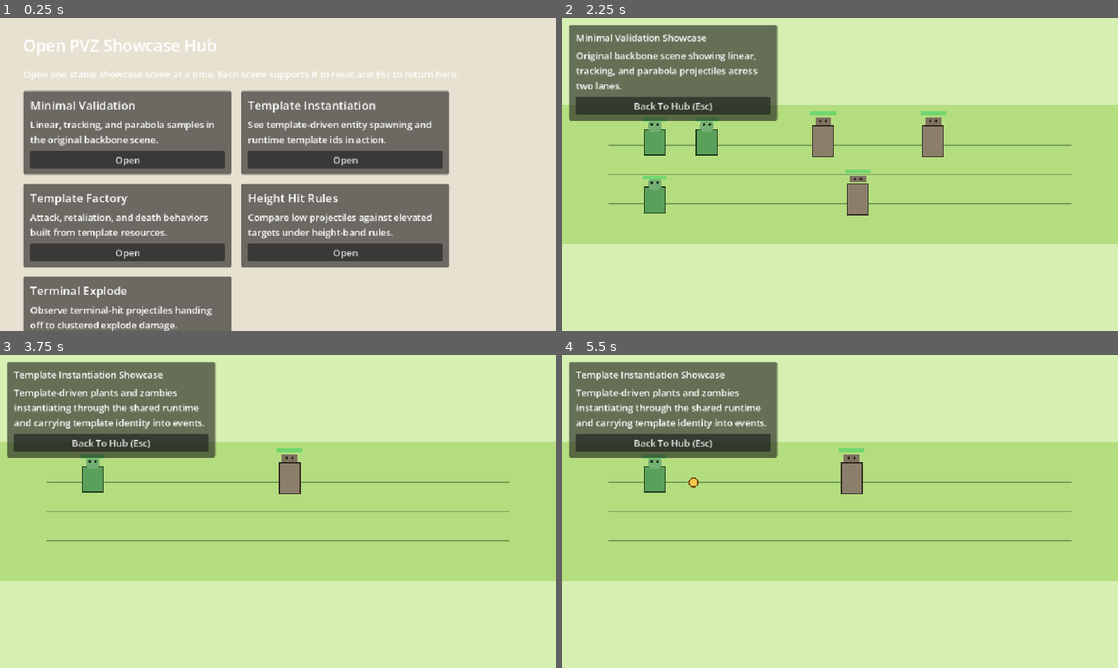
Above: before the commit, frames 1-4 (two rows, left to right).
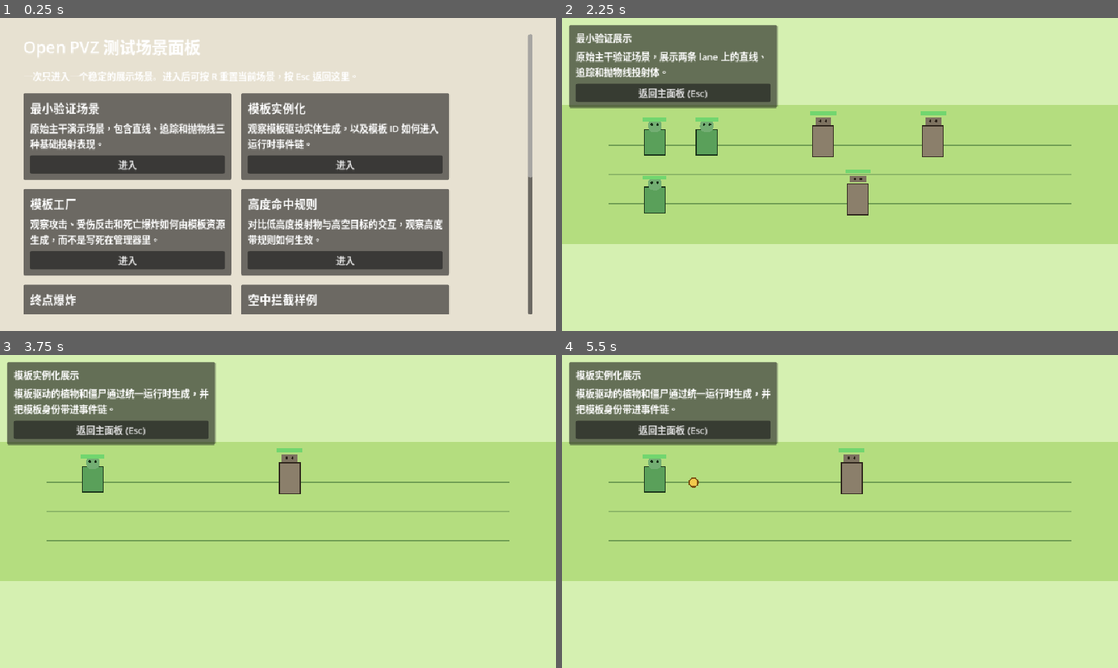
Above: after the commit, the same moments.

Repository: Abgetrennter/open_pvz
Game: Godot game, scene res://scenes/main/main.tscn
Same seed, same stepped clock (60 frames per second), same inputs: the game is played once before the commit and once after it.
Inputs (mouse positions are in pixels of both pictures, inside the frame that each line leads up to):
- Up to frame 1 (0.25 s): no input
- Up to frame 2 (2.25 s): click (689, 158) at 0.5 s, where only the run before the commit has a clickable "Open"; click "Back To Hub (Esc)" (after the commit: "返回主面板 (Esc)") at 1.25 s; click (689, 165) at 2 s, where only the run after the commit has a clickable "进入"
- Up to frame 3 (3.75 s): click "Back To Hub (Esc)" (after the commit: "返回主面板 (Esc)") at 2.75 s; click (344, 495) at 3.5 s, where only the run before the commit has a clickable "Open"
- Up to frame 4 (5.5 s): click "Back To Hub (Esc)" (after the commit: "返回主面板 (Esc)") at 4.25 s; click (906, 502) at 5 s, where only the run after the commit has a clickable "进入"

The runs differ from the first frame. In frame 1, 28% of the frame differs, in the area x 4-96%, y 5-100%; in frame 2, 5.4%; in frame 3, 5.6%; in frame 4, 5.6%.

Commit message:
Translate showcase UI and add scrollable Epic C scene entries

Diff:
--- /dev/null
+++ b/scenes/showcase/air_interceptor_showcase.tscn
@@ -0,0 +1,13 @@
+[gd_scene load_steps=3 format=3]
+
+[ext_resource type="Script" path="res://scripts/main/showcase_scene.gd" id="1_battle"]
+[ext_resource type="Resource" path="res://scenes/validation/air_interceptor_validation.tres" id="2_scenario"]
+
+[node name="AirInterceptorShowcase" type="Node2D"]
+script = ExtResource("1_battle")
+scenario = ExtResource("2_scenario")
+allow_restart_input = true
+enable_runtime_snapshot_logging = false
+show_debug_overlay = false
+showcase_title = "空中拦截展示"
+showcase_summary = "空中追踪投射物通过模板链发射，并分别命中低空与中空目标。"
--- a/scenes/showcase/height_hit_showcase.tscn
+++ b/scenes/showcase/height_hit_showcase.tscn
@@ -9,5 +9,5 @@
 allow_restart_input = true
 enable_runtime_snapshot_logging = false
 show_debug_overlay = false
-showcase_title = "Height Hit Showcase"
-showcase_summary = "Low projectiles fail against elevated targets while elevated projectiles can resolve the same hit under shared height rules."
+showcase_title = "高度命中展示"
+showcase_summary = "低高度投射物会被高空目标挡掉，而高高度投射物可以在同一套规则下命中它们。"
--- /dev/null
+++ b/scenes/showcase/lobber_catalog_showcase.tscn
@@ -0,0 +1,13 @@
+[gd_scene load_steps=3 format=3]
+
+[ext_resource type="Script" path="res://scripts/main/showcase_scene.gd" id="1_battle"]
+[ext_resource type="Resource" path="res://scenes/validation/lobber_catalog_validation.tres" id="2_scenario"]
+
+[node name="LobberCatalogShowcase" type="Node2D"]
+script = ExtResource("1_battle")
+scenario = ExtResource("2_scenario")
+allow_restart_input = true
+enable_runtime_snapshot_logging = false
+show_debug_overlay = false
+showcase_title = "抛投样例展示"
+showcase_summary = "卷心菜直击与西瓜终点爆炸并列展示两类不同的抛投行为。"
--- a/scenes/showcase/minimal_validation_showcase.tscn
+++ b/scenes/showcase/minimal_validation_showcase.tscn
@@ -10,4 +10,5 @@
 enable_runtime_snapshot_logging = false
 show_debug_overlay = false
 showcase_title = "Minimal Validation Showcase"
-showcase_summary = "Original backbone scene showing linear, tracking, and parabola projectiles across two lanes."
+showcase_title = "最小验证展示"
+showcase_summary = "原始主干验证场景，展示两条 lane 上的直线、追踪和抛物线投射体。"
--- /dev/null
+++ b/scenes/showcase/repeater_burst_showcase.tscn
@@ -0,0 +1,13 @@
+[gd_scene load_steps=3 format=3]
+
+[ext_resource type="Script" path="res://scripts/main/showcase_scene.gd" id="1_battle"]
+[ext_resource type="Resource" path="res://scenes/validation/repeater_burst_validation.tres" id="2_scenario"]
+
+[node name="RepeaterBurstShowcase" type="Node2D"]
+script = ExtResource("1_battle")
+scenario = ExtResource("2_scenario")
+allow_restart_input = true
+enable_runtime_snapshot_logging = false
+show_debug_overlay = false
+showcase_title = "连发射手展示"
+showcase_summary = "连续 burst 豌豆在两条 lane 上同时压制基础行进僵尸和快跑僵尸。"
--- a/scenes/showcase/template_factory_showcase.tscn
+++ b/scenes/showcase/template_factory_showcase.tscn
@@ -9,5 +9,5 @@
 allow_restart_input = true
 enable_runtime_snapshot_logging = false
 show_debug_overlay = false
-showcase_title = "Template Factory Showcase"
-showcase_summary = "Attack, retaliation, and death explode behaviors generated from template resources rather than BattleManager branches."
+showcase_title = "模板工厂展示"
+showcase_summary = "攻击、受伤反击和死亡爆炸都由模板资源生成，而不是依赖 BattleManager 的专用分支。"
--- a/scenes/showcase/template_instantiation_showcase.tscn
+++ b/scenes/showcase/template_instantiation_showcase.tscn
@@ -9,5 +9,5 @@
 allow_restart_input = true
 enable_runtime_snapshot_logging = false
 show_debug_overlay = false
-showcase_title = "Template Instantiation Showcase"
-showcase_summary = "Template-driven plants and zombies instantiating through the shared runtime and carrying template identity into events."
+showcase_title = "模板实例化展示"
+showcase_summary = "模板驱动的植物和僵尸通过统一运行时生成，并把模板身份带进事件链。"
--- a/scenes/showcase/terminal_explode_showcase.tscn
+++ b/scenes/showcase/terminal_explode_showcase.tscn
@@ -9,5 +9,5 @@
 allow_restart_input = true
 enable_runtime_snapshot_logging = false
 show_debug_overlay = false
-showcase_title = "Terminal Explode Showcase"
-showcase_summary = "Parabola projectiles complete their flight, emit projectile.hit, and then hand off to explode damage on clustered targets."
+showcase_title = "终点爆炸展示"
+showcase_summary = "抛物线投射体飞到终点后先发出 projectile.hit，再把伤害交给范围爆炸链。"
--- /dev/null
+++ b/scenes/showcase/zombie_roster_showcase.tscn
@@ -0,0 +1,13 @@
+[gd_scene load_steps=3 format=3]
+
+[ext_resource type="Script" path="res://scripts/main/showcase_scene.gd" id="1_battle"]
+[ext_resource type="Resource" path="res://scenes/validation/zombie_roster_attack_validation.tres" id="2_scenario"]
+
+[node name="ZombieRosterShowcase" type="Node2D"]
+script = ExtResource("1_battle")
+scenario = ExtResource("2_scenario")
+allow_restart_input = true
+enable_runtime_snapshot_logging = false
+show_debug_overlay = false
+showcase_title = "僵尸梯队展示"
+showcase_summary = "基础、快跑、坦克和重型僵尸共同通过统一的 bite 路径压制防线单位。"
--- /dev/null
+++ b/scenes/validation/air_interceptor_validation.tres
@@ -0,0 +1,80 @@
+[gd_resource type="Resource" script_class="BattleScenario" load_steps=5 format=3]
+
+[ext_resource type="Script" path="res://scripts/battle/battle_scenario.gd" id="1_scenario"]
+[ext_resource type="Script" path="res://scripts/battle/battle_spawn_entry.gd" id="2_spawn"]
+[ext_resource type="Script" path="res://scripts/battle/battle_validation_rule.gd" id="3_rule"]
+[ext_resource type="Resource" path="res://data/combat/height_bands/air_unit_medium.tres" id="4_air_medium"]
+
+[sub_resource type="Resource" id="Spawn_air_interceptor_lane0"]
+script = ExtResource("2_spawn")
+entity_template_id = &"plant_air_interceptor"
+lane_id = 0
+x_position = 160.0
+
+[sub_resource type="Resource" id="Spawn_air_target_low"]
+script = ExtResource("2_spawn")
+entity_template_id = &"zombie_air_scout"
+lane_id = 0
+x_position = 420.0
+
+[sub_resource type="Resource" id="Spawn_air_interceptor_lane1"]
+script = ExtResource("2_spawn")
+entity_template_id = &"plant_air_interceptor"
+lane_id = 1
+x_position = 160.0
+
+[sub_resource type="Resource" id="Spawn_air_target_medium"]
+script = ExtResource("2_spawn")
+entity_template_id = &"zombie_lane_dummy"
+lane_id = 1
+x_position = 420.0
+hit_height_band_override = ExtResource("4_air_medium")
+spawn_overrides = {
+"move_speed": 0.0
+}
+
+[sub_resource type="Resource" id="Rule_air_spawn"]
+script = ExtResource("3_rule")
+rule_id = &"air_spawn"
+description = "air interceptor should spawn track_air projectiles from the registered template"
+event_name = &"projectile.spawned"
+min_count = 2
+required_tags = PackedStringArray("projectile")
+required_core_values = {
+"profile_id": &"track_air",
+"source_template_id": &"plant_air_interceptor"
+}
+
+[sub_resource type="Resource" id="Rule_air_hit_low"]
+script = ExtResource("3_rule")
+rule_id = &"air_hit_low"
+description = "air interceptor should hit the low air scout target"
+event_name = &"projectile.hit"
+required_tags = PackedStringArray("projectile")
+required_core_values = {
+"source_template_id": &"plant_air_interceptor",
+"target_template_id": &"zombie_air_scout",
+"target_lane": 0
+}
+
+[sub_resource type="Resource" id="Rule_air_hit_medium"]
+script = ExtResource("3_rule")
+rule_id = &"air_hit_medium"
+description = "air interceptor should also hit a target promoted to the medium air height band"
+event_name = &"projectile.hit"
+required_tags = PackedStringArray("projectile")
+required_core_values = {
+"source_template_id": &"plant_air_interceptor",
+"target_template_id": &"zombie_lane_dummy",
+"target_lane": 1
+}
+
+[resource]
+script = ExtResource("1_scenario")
+scenario_id = &"air_interceptor_validation"
+display_name = "Air Interceptor Validation"
+description = "Validates that the new air interceptor sample can spawn track_air projectiles and resolve hits against low and medium air targets through the unified template chain."
+goals = PackedStringArray("Verify plant_air_interceptor can be resolved through entity_template_id.", "Verify track_air projectile samples spawn through the template chain.", "Verify low and medium air targets can both be hit by the interceptor sample.")
+validation_time_limit = 3.0
+validation_rules = [SubResource("Rule_air_spawn"), SubResource("Rule_air_hit_low"), SubResource("Rule_air_hit_medium")]
+spawns = [SubResource("Spawn_air_interceptor_lane0"), SubResource("Spawn_air_target_low"), SubResource("Spawn_air_interceptor_lane1"), SubResource("Spawn_air_target_medium")]
--- /dev/null
+++ b/scenes/validation/lobber_catalog_validation.tres
@@ -0,0 +1,107 @@
+[gd_resource type="Resource" script_class="BattleScenario" load_steps=4 format=3]
+
+[ext_resource type="Script" path="res://scripts/battle/battle_scenario.gd" id="1_scenario"]
+[ext_resource type="Script" path="res://scripts/battle/battle_spawn_entry.gd" id="2_spawn"]
+[ext_resource type="Script" path="res://scripts/battle/battle_validation_rule.gd" id="3_rule"]
+
+[sub_resource type="Resource" id="Spawn_cabbage_lobber"]
+script = ExtResource("2_spawn")
+entity_template_id = &"plant_cabbage_lobber"
+lane_id = 0
+x_position = 160.0
+spawn_overrides = {
+"speed": 80.0,
+"travel_duration": 2.2
+}
+
+[sub_resource type="Resource" id="Spawn_bucket_target"]
+script = ExtResource("2_spawn")
+entity_template_id = &"zombie_bucket_tank"
+lane_id = 0
+x_position = 480.0
+
+[sub_resource type="Resource" id="Spawn_melon_lobber"]
+script = ExtResource("2_spawn")
+entity_template_id = &"plant_melon_lobber"
+lane_id = 1
+x_position = 160.0
+spawn_overrides = {
+"speed": 80.0,
+"travel_duration": 2.4
+}
+
+[sub_resource type="Resource" id="Spawn_cluster_target_a"]
+script = ExtResource("2_spawn")
+entity_template_id = &"zombie_basic_walker"
+lane_id = 1
+x_position = 520.0
+spawn_overrides = {
+"move_speed": 0.0
+}
+
+[sub_resource type="Resource" id="Spawn_cluster_target_b"]
+script = ExtResource("2_spawn")
+entity_template_id = &"zombie_brisk_runner"
+lane_id = 1
+x_position = 580.0
+spawn_overrides = {
+"move_speed": 0.0
+}
+
+[sub_resource type="Resource" id="Rule_cabbage_spawn"]
+script = ExtResource("3_rule")
+rule_id = &"cabbage_spawn"
+description = "cabbage lobber should spawn the cabbage_arc projectile profile"
+event_name = &"projectile.spawned"
+required_tags = PackedStringArray("projectile")
+required_core_values = {
+"profile_id": &"parabola_cabbage_arc",
+"source_template_id": &"plant_cabbage_lobber",
+"target_template_id": &"cabbage_arc"
+}
+
+[sub_resource type="Resource" id="Rule_cabbage_hit_bucket"]
+script = ExtResource("3_rule")
+rule_id = &"cabbage_hit_bucket"
+description = "cabbage lobber should hit the bucket tank target"
+event_name = &"projectile.hit"
+required_tags = PackedStringArray("projectile")
+required_core_values = {
+"source_template_id": &"plant_cabbage_lobber",
+"target_template_id": &"zombie_bucket_tank",
+"target_lane": 0
+}
+
+[sub_resource type="Resource" id="Rule_melon_spawn"]
+script = ExtResource("3_rule")
+rule_id = &"melon_spawn"
+description = "melon lobber should spawn the melon_blast projectile profile"
+event_name = &"projectile.spawned"
+required_tags = PackedStringArray("projectile")
+required_core_values = {
+"profile_id": &"parabola_terminal_blast",
+"source_template_id": &"plant_melon_lobber",
+"target_template_id": &"melon_blast"
+}
+
+[sub_resource type="Resource" id="Rule_melon_explode"]
+script = ExtResource("3_rule")
+rule_id = &"melon_explode"
+description = "melon lobber terminal blast should damage both clustered targets"
+event_name = &"entity.damaged"
+min_count = 2
+required_tags = PackedStringArray("explode", "projectile.hit")
+required_core_values = {
+"source_template_id": &"plant_melon_lobber",
+"target_lane": 1
+}
+
+[resource]
+script = ExtResource("1_scenario")
+scenario_id = &"lobber_catalog_validation"
+display_name = "Lobber Catalog Validation"
+description = "Validates that the cabbage and melon lobber samples can spawn their dedicated projectile templates and resolve direct-hit and terminal-blast behaviors through the template chain."
+goals = PackedStringArray("Verify plant_cabbage_lobber can spawn cabbage_arc projectiles.", "Verify plant_melon_lobber can spawn melon_blast projectiles.", "Verify melon_blast can hand off to explode-tagged clustered damage.")
+validation_time_limit = 4.5
+validation_rules = [SubResource("Rule_cabbage_spawn"), SubResource("Rule_cabbage_hit_bucket"), SubResource("Rule_melon_spawn"), SubResource("Rule_melon_explode")]
+spawns = [SubResource("Spawn_cabbage_lobber"), SubResource("Spawn_bucket_target"), SubResource("Spawn_melon_lobber"), SubResource("Spawn_cluster_target_a"), SubResource("Spawn_cluster_target_b")]
--- /dev/null
+++ b/scenes/validation/repeater_burst_validation.tres
@@ -0,0 +1,75 @@
+[gd_resource type="Resource" script_class="BattleScenario" load_steps=4 format=3]
+
+[ext_resource type="Script" path="res://scripts/battle/battle_scenario.gd" id="1_scenario"]
+[ext_resource type="Script" path="res://scripts/battle/battle_spawn_entry.gd" id="2_spawn"]
+[ext_resource type="Script" path="res://scripts/battle/battle_validation_rule.gd" id="3_rule"]
+
+[sub_resource type="Resource" id="Spawn_repeater_lane0"]
+script = ExtResource("2_spawn")
+entity_template_id = &"plant_repeater_burst"
+lane_id = 0
+x_position = 160.0
+
+[sub_resource type="Resource" id="Spawn_basic_target"]
+script = ExtResource("2_spawn")
+entity_template_id = &"zombie_basic_walker"
+lane_id = 0
+x_position = 420.0
+
+[sub_resource type="Resource" id="Spawn_repeater_lane1"]
+script = ExtResource("2_spawn")
+entity_template_id = &"plant_repeater_burst"
+lane_id = 1
+x_position = 160.0
+
+[sub_resource type="Resource" id="Spawn_runner_target"]
+script = ExtResource("2_spawn")
+entity_template_id = &"zombie_brisk_runner"
+lane_id = 1
+x_position = 500.0
+
+[sub_resource type="Resource" id="Rule_repeater_spawn"]
+script = ExtResource("3_rule")
+rule_id = &"repeater_spawn"
+description = "repeater burst should spawn multiple pea_burst projectiles across both lanes"
+event_name = &"projectile.spawned"
+min_count = 4
+required_tags = PackedStringArray("projectile")
+required_core_values = {
+"source_template_id": &"plant_repeater_burst",
+"target_template_id": &"pea_burst"
+}
+
+[sub_resource type="Resource" id="Rule_repeater_hit_basic"]
+script = ExtResource("3_rule")
+rule_id = &"repeater_hit_basic"
+description = "repeater burst should damage the basic walker target"
+event_name = &"entity.damaged"
+required_core_values = {
+"source_template_id": &"plant_repeater_burst",
+"target_template_id": &"zombie_basic_walker",
+"target_lane": 0,
+"value": 20
+}
+
+[sub_resource type="Resource" id="Rule_repeater_hit_runner"]
+script = ExtResource("3_rule")
+rule_id = &"repeater_hit_runner"
+description = "repeater burst should damage the brisk runner target"
+event_name = &"entity.damaged"
+required_core_values = {
+"source_template_id": &"plant_repeater_burst",
+"target_template_id": &"zombie_brisk_runner",
+"target_lane": 1,
+"value": 20
+}
+
+[resource]
+script = ExtResource("1_scenario")
+scenario_id = &"repeater_burst_validation"
+display_name = "Repeater Burst Validation"
+description = "Validates that the repeater burst sample can instantiate from templates, spawn repeated pea_burst projectiles, and damage targets in two lanes."
+goals = PackedStringArray("Verify plant_repeater_burst can spawn repeated projectiles through its binding resource.", "Verify the pea_burst projectile template enters runtime events.", "Verify both walker and runner zombie samples take repeater damage in their respective lanes.")
+validation_time_limit = 3.0
+validation_rules = [SubResource("Rule_repeater_spawn"), SubResource("Rule_repeater_hit_basic"), SubResource("Rule_repeater_hit_runner")]
+spawns = [SubResource("Spawn_repeater_lane0"), SubResource("Spawn_basic_target"), SubResource("Spawn_repeater_lane1"), SubResource("Spawn_runner_target")]
--- /dev/null
+++ b/scenes/validation/zombie_roster_attack_validation.tres
@@ -0,0 +1,89 @@
+[gd_resource type="Resource" script_class="BattleScenario" load_steps=4 format=3]
+
+[ext_resource type="Script" path="res://scripts/battle/battle_scenario.gd" id="1_scenario"]
+[ext_resource type="Script" path="res://scripts/battle/battle_spawn_entry.gd" id="2_spawn"]
+[ext_resource type="Script" path="res://scripts/battle/battle_validation_rule.gd" id="3_rule"]
+
+[sub_resource type="Resource" id="Spawn_wall_barrier"]
+script = ExtResource("2_spawn")
+entity_template_id = &"plant_wall_barrier"
+lane_id = 0
+x_position = 220.0
+
+[sub_resource type="Resource" id="Spawn_basic_walker"]
+script = ExtResource("2_spawn")
+entity_template_id = &"zombie_basic_walker"
+lane_id = 0
+x_position = 250.0
+
+[sub_resource type="Resource" id="Spawn_brisk_runner"]
+script = ExtResource("2_spawn")
+entity_template_id = &"zombie_brisk_runner"
+lane_id = 0
+x_position = 270.0
+
+[sub_resource type="Resource" id="Spawn_bucket_tank"]
+script = ExtResource("2_spawn")
+entity_template_id = &"zombie_bucket_tank"
+lane_id = 0
+x_position = 290.0
+
+[sub_resource type="Resource" id="Spawn_boss_heavy"]
+script = ExtResource("2_spawn")
+entity_template_id = &"zombie_boss_heavy"
+lane_id = 0
+x_position = 310.0
+
+[sub_resource type="Resource" id="Rule_basic_attack"]
+script = ExtResource("3_rule")
+rule_id = &"basic_attack"
+description = "basic walker should damage the wall barrier through its zombie runtime"
+event_name = &"entity.damaged"
+required_tags = PackedStringArray("bite")
+required_core_values = {
+"source_template_id": &"zombie_basic_walker",
+"target_template_id": &"plant_wall_barrier"
+}
+
+[sub_resource type="Resource" id="Rule_runner_attack"]
+script = ExtResource("3_rule")
+rule_id = &"runner_attack"
+description = "brisk runner should damage the wall barrier through its zombie runtime"
+event_name = &"entity.damaged"
+required_tags = PackedStringArray("bite")
+required_core_values = {
+"source_template_id": &"zombie_brisk_runner",
+"target_template_id": &"plant_wall_barrier"
+}
+
+[sub_resource type="Resource" id="Rule_bucket_attack"]
+script = ExtResource("3_rule")
+rule_id = &"bucket_attack"
+description = "bucket tank should damage the wall barrier through its zombie runtime"
+event_name = &"entity.damaged"
+required_tags = PackedStringArray("bite")
+required_core_values = {
+"source_template_id": &"zombie_bucket_tank",
+"target_template_id": &"plant_wall_barrier"
+}
+
+[sub_resource type="Resource" id="Rule_boss_attack"]
+script = ExtResource("3_rule")
+rule_id = &"boss_attack"
+description = "boss heavy should damage the wall barrier through its zombie runtime"
+event_name = &"entity.damaged"
+required_tags = PackedStringArray("bite")
+required_core_values = {
+"source_template_id": &"zombie_boss_heavy",
+"target_template_id": &"plant_wall_barrier"
+}
+
+[resource]
+script = ExtResource("1_scenario")
+scenario_id = &"zombie_roster_attack_validation"
+display_name = "Zombie Roster Attack Validation"
+description = "Validates that the new zombie roster samples can instantiate from templates and reach the shared bite damage path against the wall barrier sample."
+goals = PackedStringArray("Verify the wall barrier sample can tank multiple zombie attackers.", "Verify the basic walker, brisk runner, bucket tank, and boss heavy samples all instantiate and attack through the common zombie runtime.", "Verify these roster samples appear in runtime events with stable template ids.")
+validation_time_limit = 3.2
+validation_rules = [SubResource("Rule_basic_attack"), SubResource("Rule_runner_attack"), SubResource("Rule_bucket_attack"), SubResource("Rule_boss_attack")]
+spawns = [SubResource("Spawn_wall_barrier"), SubResource("Spawn_basic_walker"), SubResource("Spawn_brisk_runner"), SubResource("Spawn_bucket_tank"), SubResource("Spawn_boss_heavy")]
--- a/scripts/main/showcase_hub.gd
+++ b/scripts/main/showcase_hub.gd
@@ -1,36 +1,61 @@
 extends Control
 class_name ShowcaseHub
 
+const VALIDATION_ENTRY_SCENE := "res://scenes/validation/minimal_battle_validation.tscn"
+
 const SHOWCASES := [
 	{
-		"title": "Minimal Validation",
-		"summary": "Linear, tracking, and parabola samples in the original backbone scene.",
+		"title": "最小验证场景",
+		"summary": "原始主干演示场景，包含直线、追踪和抛物线三种基础投射表现。",
 		"scene": "res://scenes/showcase/minimal_validation_showcase.tscn",
 	},
 	{
-		"title": "Template Instantiation",
-		"summary": "See template-driven entity spawning and runtime template ids in action.",
+		"title": "模板实例化",
+		"summary": "观察模板驱动实体生成，以及模板 ID 如何进入运行时事件链。",
 		"scene": "res://scenes/showcase/template_instantiation_showcase.tscn",
 	},
 	{
-		"title": "Template Factory",
-		"summary": "Attack, retaliation, and death behaviors built from template resources.",
+		"title": "模板工厂",
+		"summary": "观察攻击、受伤反击和死亡爆炸如何由模板资源生成，而不是写死在管理器里。",
 		"scene": "res://scenes/showcase/template_factory_showcase.tscn",
 	},
 	{
-		"title": "Height Hit Rules",
-		"summary": "Compare low projectiles against elevated targets under height-band rules.",
+		"title": "高度命中规则",
+		"summary": "对比低高度投射物与高空目标的交互，观察高度带规则如何生效。",
 		"scene": "res://scenes/showcase/height_hit_showcase.tscn",
 	},
 	{
-		"title": "Terminal Explode",
-		"summary": "Observe terminal-hit projectiles handing off to clustered explode damage.",
+		"title": "终点爆炸",
+		"summary": "观察投射体在终点命中后，如何衔接到范围爆炸伤害链。",
 		"scene": "res://scenes/showcase/terminal_explode_showcase.tscn",
+	},
+	{
+		"title": "空中拦截样例",
+		"summary": "Epic C 样例：空中追踪投射物分别命中低空与中空目标。",
+		"scene": "res://scenes/showcase/air_interceptor_showcase.tscn",
+	},
+	{
+		"title": "连发射手样例",
+		"summary": "Epic C 样例：连续 burst 射击分别压制基础行进单位与快跑单位。",
+		"scene": "res://scenes/showcase/repeater_burst_showcase.tscn",
+	},
+	{
+		"title": "抛投样例集",
+		"summary": "Epic C 样例：卷心菜直击与西瓜终点爆炸，两类抛投行为并列展示。",
+		"scene": "res://scenes/showcase/lobber_catalog_showcase.tscn",
+	},
+	{
+		"title": "僵尸梯队样例",
+		"summary": "Epic C 样例：基础、快跑、坦克和重型僵尸共同测试统一的 bite 运行时。",
+		"scene": "res://scenes/showcase/zombie_roster_showcase.tscn",
 	},
 ]
 
 
 func _ready() -> void:
+	if _should_route_to_validation_scene():
+		call_deferred("_open_showcase", VALIDATION_ENTRY_SCENE)
+		return
 	_build_ui()
 
 
@@ -50,17 +75,24 @@
 	shell.add_theme_constant_override("margin_bottom", 28)
 	add_child(shell)
 
+	var scroll := ScrollContainer.new()
+	scroll.anchor_right = 1.0
+	scroll.anchor_bottom = 1.0
+	scroll.horizontal_scroll_mode = ScrollContainer.SCROLL_MODE_DISABLED
+	shell.add_child(scroll)
+
 	var layout := VBoxContainer.new()
+	layout.size_flags_horizontal = Control.SIZE_EXPAND_FILL
 	layout.add_theme_constant_override("separation", 18)
-	shell.add_child(layout)
+	scroll.add_child(layout)
 
 	var title := Label.new()
-	title.text = "Open PVZ Showcase Hub"
+	title.text = "Open PVZ 测试场景面板"
 	title.add_theme_font_size_override("font_size", 28)
 	layout.add_child(title)
 
 	var subtitle := Label.new()
-	subtitle.text = "Open one stable showcase scene at a time. Each scene supports R to reset and Esc to return here."
+	subtitle.text = "一次只进入一个稳定的展示场景。进入后可按 R 重置当前场景，按 Esc 返回这里。"
 	subtitle.autowrap_mode = TextServer.AUTOWRAP_WORD_SMART
 	layout.add_child(subtitle)
 
@@ -78,7 +110,7 @@
 	layout.add_child(footer)
 
 	var quit_button := Button.new()
-	quit_button.text = "Quit"
+	quit_button.text = "退出"
 	quit_button.pressed.connect(func(): get_tree().quit())
 	footer.add_child(quit_button)
 
@@ -99,7 +131,7 @@
 	margin.add_child(layout)
 
 	var title := Label.new()
-	title.text = String(item.get("title", "Showcase"))
+	title.text = String(item.get("title", "展示场景"))
 	title.add_theme_font_size_override("font_size", 20)
 	layout.add_child(title)
 
@@ -109,7 +141,7 @@
 	layout.add_child(summary)
 
 	var open_button := Button.new()
-	open_button.text = "Open"
+	open_button.text = "进入"
 	open_button.pressed.connect(func(): _open_showcase(String(item.get("scene", ""))))
 	layout.add_child(open_button)
 
@@ -120,3 +152,15 @@
 	if scene_path.is_empty():
 		return
 	get_tree().change_scene_to_file(scene_path)
+
+
+func _should_route_to_validation_scene() -> bool:
+	for raw_arg in OS.get_cmdline_user_args():
+		var arg := String(raw_arg)
+		if arg.begins_with("--validation-scenario="):
+			return true
+		if arg.begins_with("--validation-scenario-id="):
+			return true
+		if arg == "--validation-auto-quit":
+			return true
+	return false
--- a/scripts/main/showcase_scene.gd
+++ b/scripts/main/showcase_scene.gd
@@ -1,7 +1,7 @@
 extends "res://scripts/battle/battle_manager.gd"
 class_name ShowcaseScene
 
-@export var showcase_title := "Showcase"
+@export var showcase_title := "展示场景"
 @export_multiline var showcase_summary := ""
 
 var _ui_layer: CanvasLayer = null
@@ -55,7 +55,7 @@
 	layout.add_child(_summary_label)
 
 	_back_button = Button.new()
-	_back_button.text = "Back To Hub (Esc)"
+	_back_button.text = "返回主面板 (Esc)"
 	_back_button.pressed.connect(_return_to_main_menu)
 	layout.add_child(_back_button)
 
